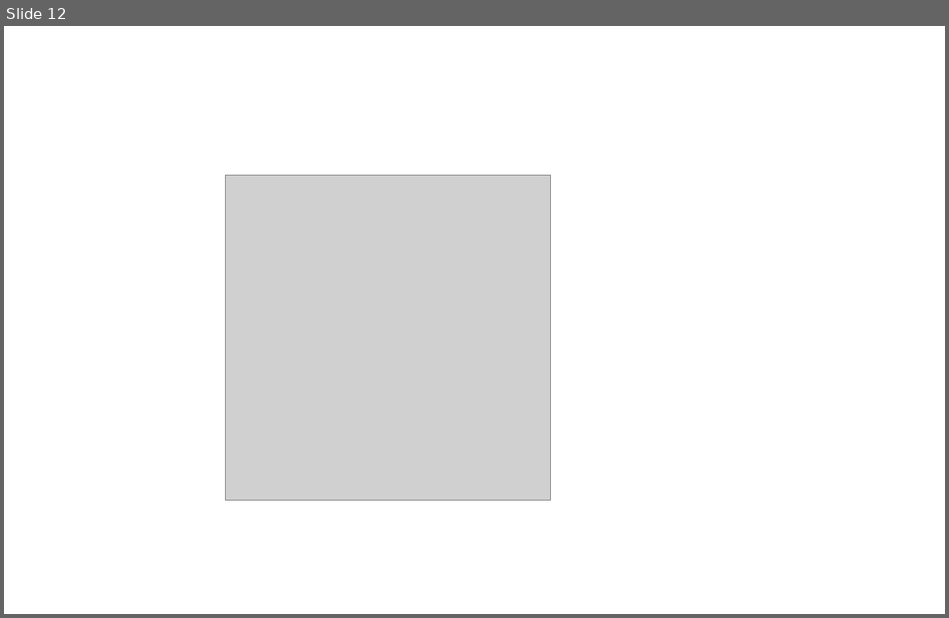
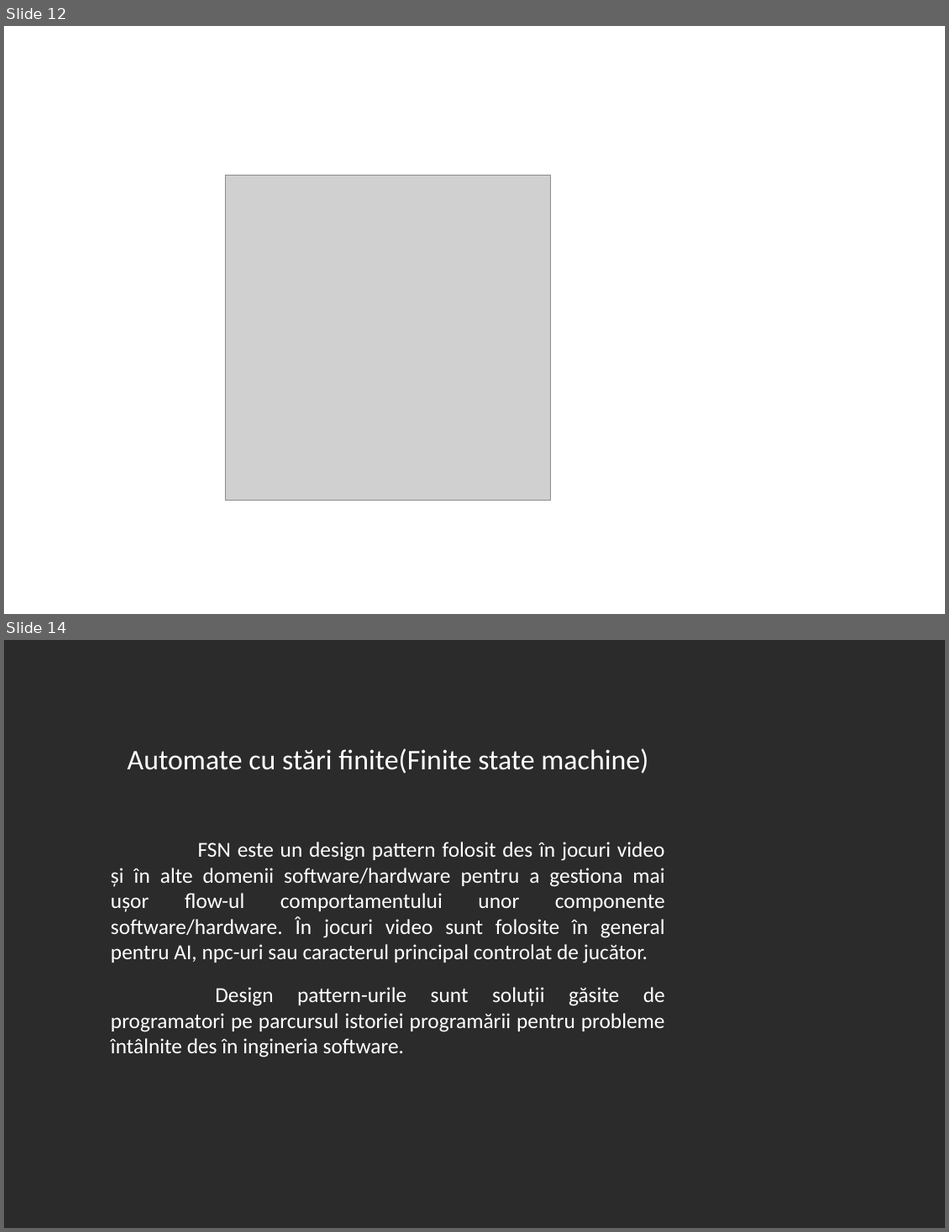
Before and after one commit to 0xspiderr/gdc-upt-presentations, a slide deck: presentation_3/presentation_3.odp. Shown one above the other, each under a label of ours: slide 12 before the commit, slides 12 and 14 after it; the slides between them are not shown. The pictures are 949x618 and 949x1232 pixels, drawn with LibreOffice and Linux fonts; fonts in the diff are those of the drawing; grey boxes stand for pictures; background and template pictures are left out; a plain dark background stands for a picture behind light text. Boxes give left, top, right and bottom in pixels: in the first picture for what was removed or moved away, otherwise in the second. Text is boxed around its words. In the diff, an @@ line names an element or a change of style, - is before the commit and + after.

Commit message:
update presentation 3

```diff
--- a/presentation_3/presentation_3.odp
+++ b/presentation_3/presentation_3.odp
@@ slide 14 added at (4,640,945,1228), background picture (left out) @@
@@ title added at (127,748,648,774), 24 pt, text #FFFFFF @@
+Automate cu stări finite(Finite state machine)
@@ text added at (111,842,665,1057), 18 pt, text #FFFFFF @@
+FSN este un design pattern folosit des în jocuri video și în alte domenii software/hardware pentru a gestiona mai ușor flow-ul comportamentului unor componente software/hardware. În jocuri video sunt folosite în general pentru AI, npc-uri sau caracterul principal controlat de jucător.
+Design pattern-urile sunt soluții găsite de programatori pe parcursul istoriei programării pentru probleme întâlnite des în ingineria software.
```
Also in this commit, not shown: 13 other slides added, 6 other files.
